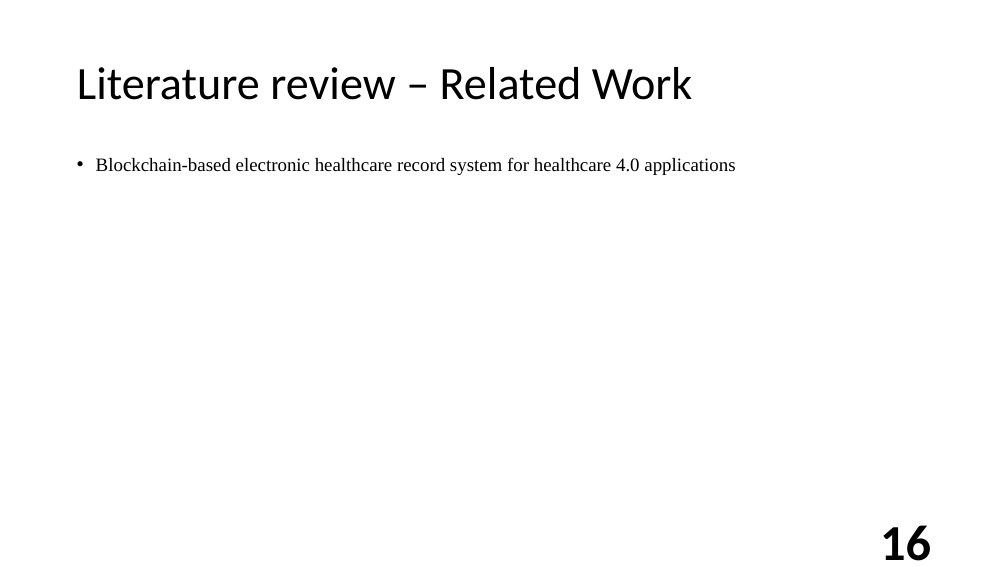
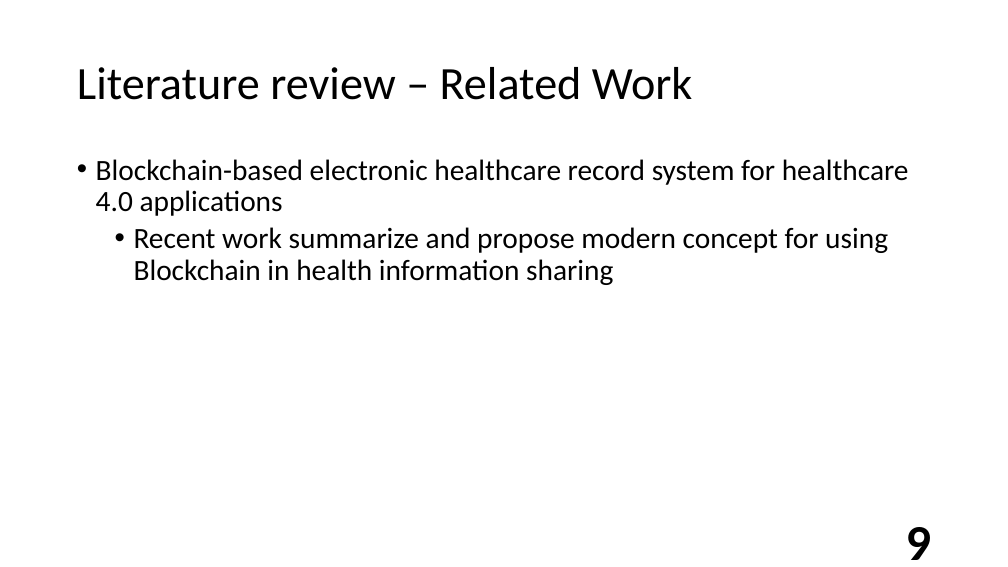
Before and after one commit to semiangel/XDSchain, a slide deck: slide 9 of Document/ProposalThesis/Defensev1.pptm (slide 16 before the commit). Drawn at 1008x567 pixels with LibreOffice and Linux fonts; fonts in the diff are those of the drawing; background and template pictures are left out. Boxes give left, top, right and bottom in pixels: in the first picture for what was removed or moved away, otherwise in the second. Text is boxed around its words. In the diff, an @@ line names an element or a change of style, - is before the commit and + after.

```diff
--- a/Document/ProposalThesis/Defensev1.pptm
+++ b/Document/ProposalThesis/Defensev1.pptm
@@ text at (96,159,909,216): size 18 to 28 pt, font Times New Roman to Calibri in "Blockchain-based electronic healthcare record system for hea ..." @@
@@ text at (134,227,888,285): paragraph added @@
+  • Recent work summarize and propose modern concept for using Blockchain in health information sharing
@@ page number at (906,527,931,560): text changed @@
-16
+9
```
Also in this commit, not shown: 17 other slides changed, 41 slides added, 3 slides removed, 38 other files.
